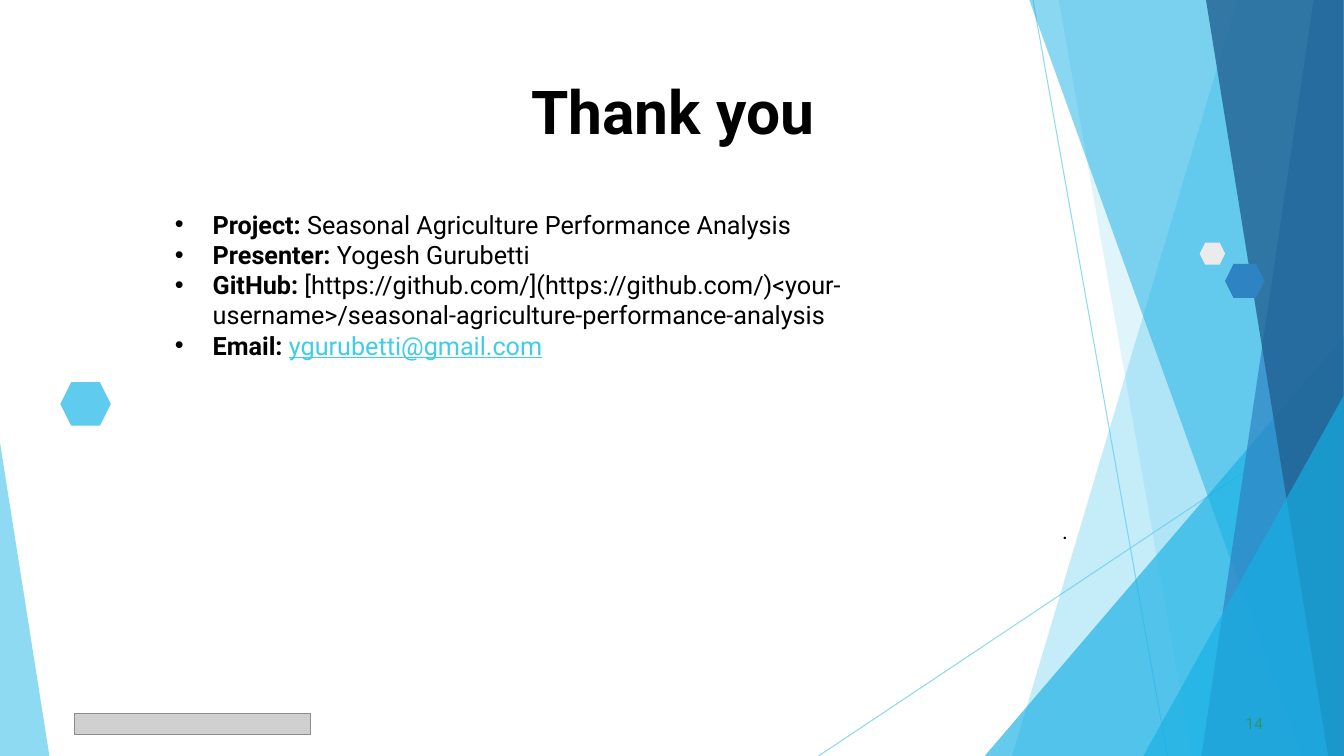
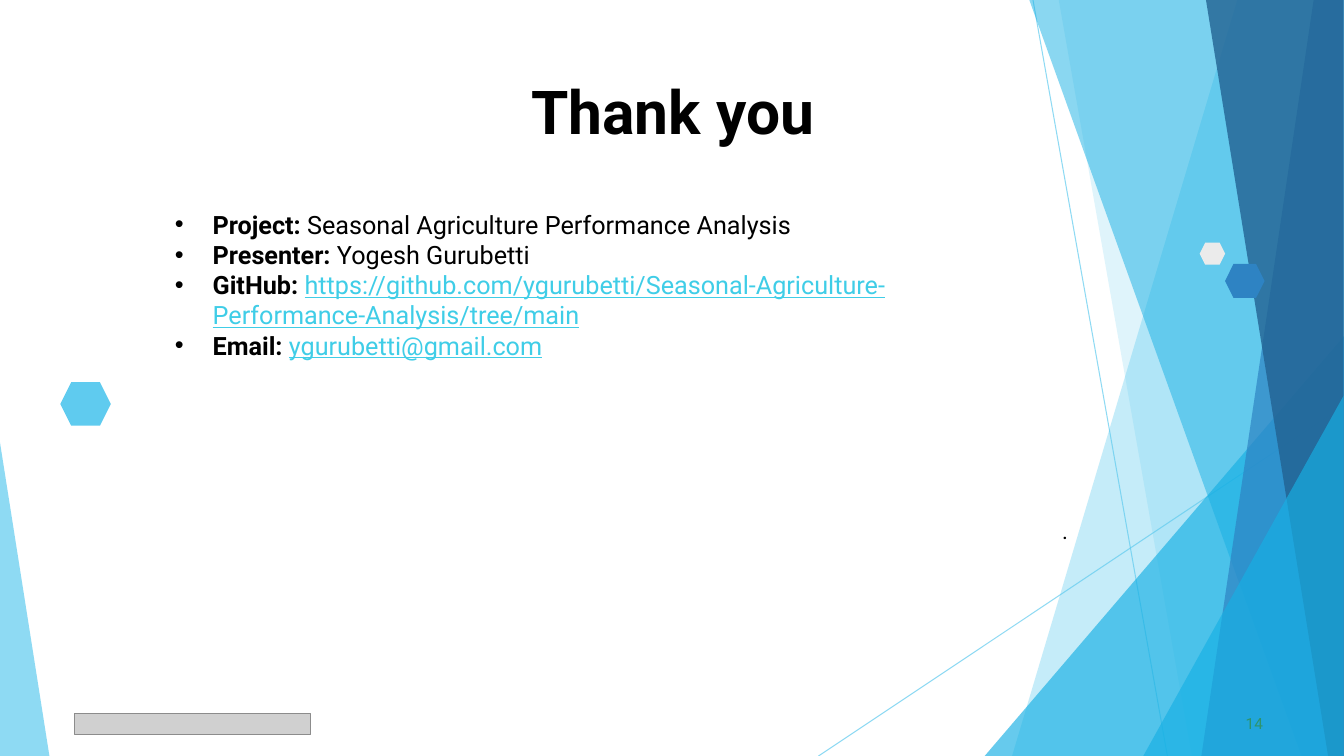
Before and after one commit to ygurubetti/Seasonal-Agriculture-Performance-Analysis, a slide deck: slide 14 of VOIS_Major_Project_PPT.pptx. Drawn at 1344x756 pixels with LibreOffice and Linux fonts; fonts in the diff are those of the drawing; grey boxes stand for pictures. Boxes give left, top, right and bottom in pixels: in the first picture for what was removed or moved away, otherwise in the second. Text is boxed around its words. In the diff, an @@ line names an element or a change of style, - is before the commit and + after.

```diff
--- a/VOIS_Major_Project_PPT.pptx
+++ b/VOIS_Major_Project_PPT.pptx
@@ text at [213,275,885,330]: text changed; text colour #000000 to #3FCDE7 @@
-• GitHub: [https://github.com/](https://github.com/)<your-username>/seasonal-agriculture-performance-analysis
+• GitHub: https://github.com/ygurubetti/Seasonal-Agriculture-Performance-Analysis/tree/main
```
Also in this commit, not shown: 1 other slide changed.
